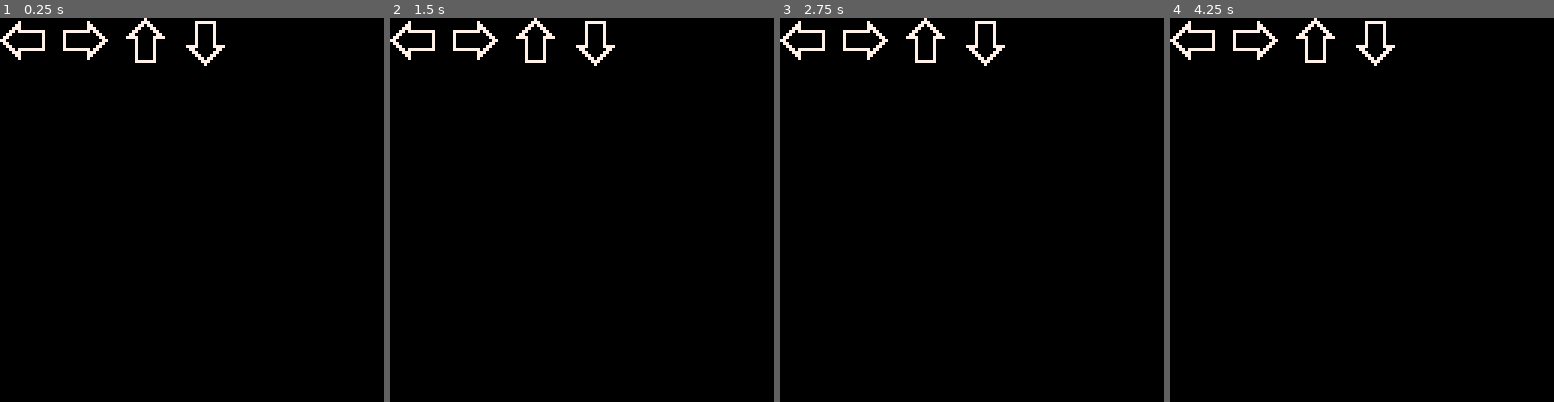
Above: before the commit, frames 1-4 (left to right).
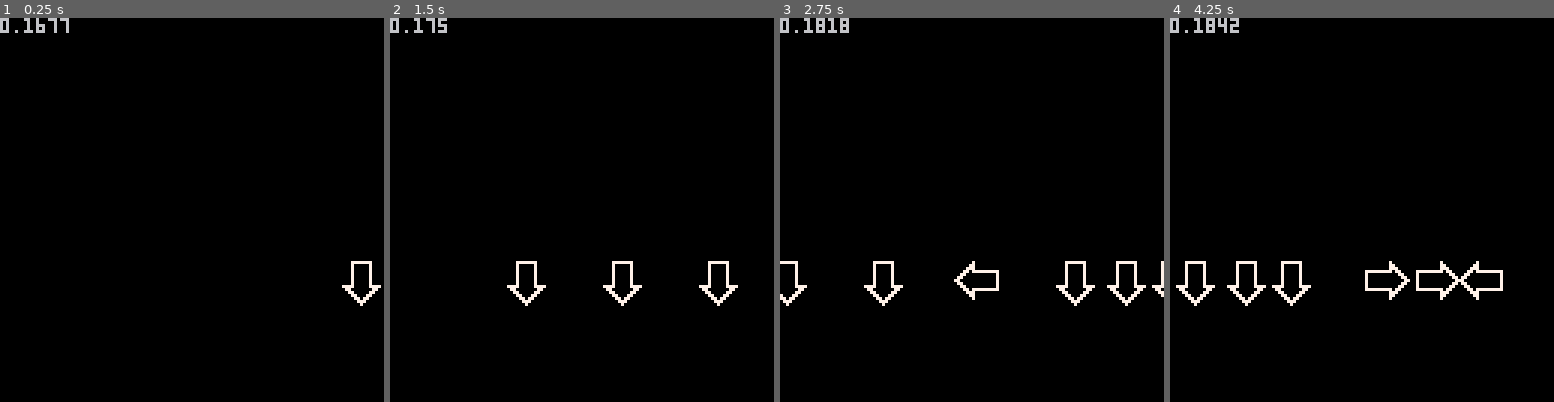
Above: after the commit, the same moments.

Repository: RomekRJM/Playground
Game: PICO-8 cartridge Pico-8/fremen/fremen.p8
Two runs of this game, one before a commit and one after it. Both use one fixed random seed, a clock stepped at 60 frames per second and the inputs below.
Inputs:
- Up to frame 1 (0.25 s): no input
- Up to frame 2 (1.5 s): no input
- Up to frame 3 (2.75 s): no input
- Up to frame 4 (4.25 s): no input

The runs differ from the first frame. In frame 1, 1.7% of the frame differs, in the area x 0-100%, y 0-75%; in frame 2, 2.3%; in frame 3, 3.0%; in frame 4, 3.3%, in the area x 0-87%, y 0-75%.

Commit message:
Animating simple arrows.

Diff:
--- a/Pico-8/fremen/arrows.lua
+++ b/Pico-8/fremen/arrows.lua
@@ -1,58 +1,102 @@
-leftArrow = {
+arrow = {
+    x = 128,
+    y = 80,
     sprite = 0,
-    x = 0,
-    y = 0,
     w = 2,
     h = 2,
     flip_x = false,
     flip_y = false,
     visible = true,
 }
+arrow.__index = arrow
 
-rightArrow = {
-    sprite = 0,
-    x = 20,
-    y = 0,
-    w = 2,
-    h = 2,
-    flip_x = true,
-    flip_y = false,
-    visible = true,
-}
+function arrow:new(changes)
+    return setmetatable(changes or {}, self)
+end
 
-topArrow = {
-    sprite = 2,
-    x = 40,
-    y = 0,
-    w = 2,
-    h = 2,
-    flip_x = false,
-    flip_y = false,
-    visible = true,
-}
+function deepCopy(obj)
+    if type(obj) ~= 'table' then
+        return obj
+    end
 
-bottomArrow = {
-    sprite = 2,
-    x = 60,
-    y = 0,
-    w = 2,
-    h = 2,
-    flip_x = false,
-    flip_y = true,
-    visible = true,
-}
+    local res = setmetatable({}, getmetatable(obj))
+
+    for k, v in pairs(obj) do
+        res[deepCopy(k)] = deepCopy(v)
+    end
+
+    return res
+end
+
+leftArrow = arrow:new(nil)
+rightArrow = arrow:new({ flip_x = true })
+topArrow = arrow:new({ sprite = 2, flip_x = true })
+bottomArrow = arrow:new({ sprite = 2, flip_y = true })
 
 function restartArrows()
+    firstVisible = 1
+    arrowUpdateBatchLen = 10
+    arrowSpeed = 1
+    newInvisible = 0
+    frame = 0
 
+    arrow_queue = {}
+    arrow_queue_len = 128
+
+    sequence = { leftArrow, rightArrow, topArrow, bottomArrow }
+
+    for i = 1, arrow_queue_len do
+        arrow_queue[i] = deepCopy(rnd(sequence))
+
+        arrow_queue[i].x = arrow_queue[i].x + ((i - 1) % arrowUpdateBatchLen) * 32
+    end
 end
 
 function drawArrows()
-    spr(leftArrow.sprite, leftArrow.x, leftArrow.y, leftArrow.w, leftArrow.h, leftArrow.flip_x, leftArrow.flip_y)
-    spr(rightArrow.sprite, rightArrow.x, rightArrow.y, rightArrow.w, rightArrow.h, rightArrow.flip_x, rightArrow.flip_y)
-    spr(topArrow.sprite, topArrow.x, topArrow.y, topArrow.w, topArrow.h, topArrow.flip_x, topArrow.flip_y)
-    spr(bottomArrow.sprite, bottomArrow.x, bottomArrow.y, bottomArrow.w, bottomArrow.h, bottomArrow.flip_x, bottomArrow.flip_y)
+
+    for i = firstVisible, arrow_queue_len - 1 do
+        if arrow_queue[i].visible == false then
+            break
+        end
+
+        spr(arrow_queue[i].sprite, arrow_queue[i].x, arrow_queue[i].y, arrow_queue[i].w,
+                arrow_queue[i].h, arrow_queue[i].flip_x, arrow_queue[i].flip_y)
+    end
+
+    print(stat(1), 0, 0)
+end
+
+function logArrows(frame)
+    local log = "arrows.txt"
+    printh("pass: " .. tostring(pass))
+    printh("first: " .. tostring(firstVisible), log)
+    printh("last: " .. tostring(lastVisible), log)
+
+    for i = 1, arrow_queue_len do
+        printh(tostring(i) .. ": " .. tostring(arrow_queue[i].x), log)
+    end
 end
 
 function updateArrows()
+    firstVisible = firstVisible + newInvisible
+    lastVisible = firstVisible + arrowUpdateBatchLen
 
+    newInvisible = 0
+
+    if lastVisible > arrow_queue_len then
+        lastVisible = arrow_queue_len
+    end
+
+    for i = firstVisible, lastVisible - 1 do
+        arrow_queue[i].x = arrow_queue[i].x - arrowSpeed
+
+        if arrow_queue[i].x < arrow_queue[i].w * -8 then
+            arrow_queue[i].visible = false
+            newInvisible = newInvisible + 1
+        end
+    end
+
+    logArrows(frame)
+
+    frame = frame + 1
 end
--- a/Pico-8/fremen/main.lua
+++ b/Pico-8/fremen/main.lua
@@ -9,6 +9,6 @@
 end
 
 
-function _update()
+function _update60()
    updateArrows()
 end
